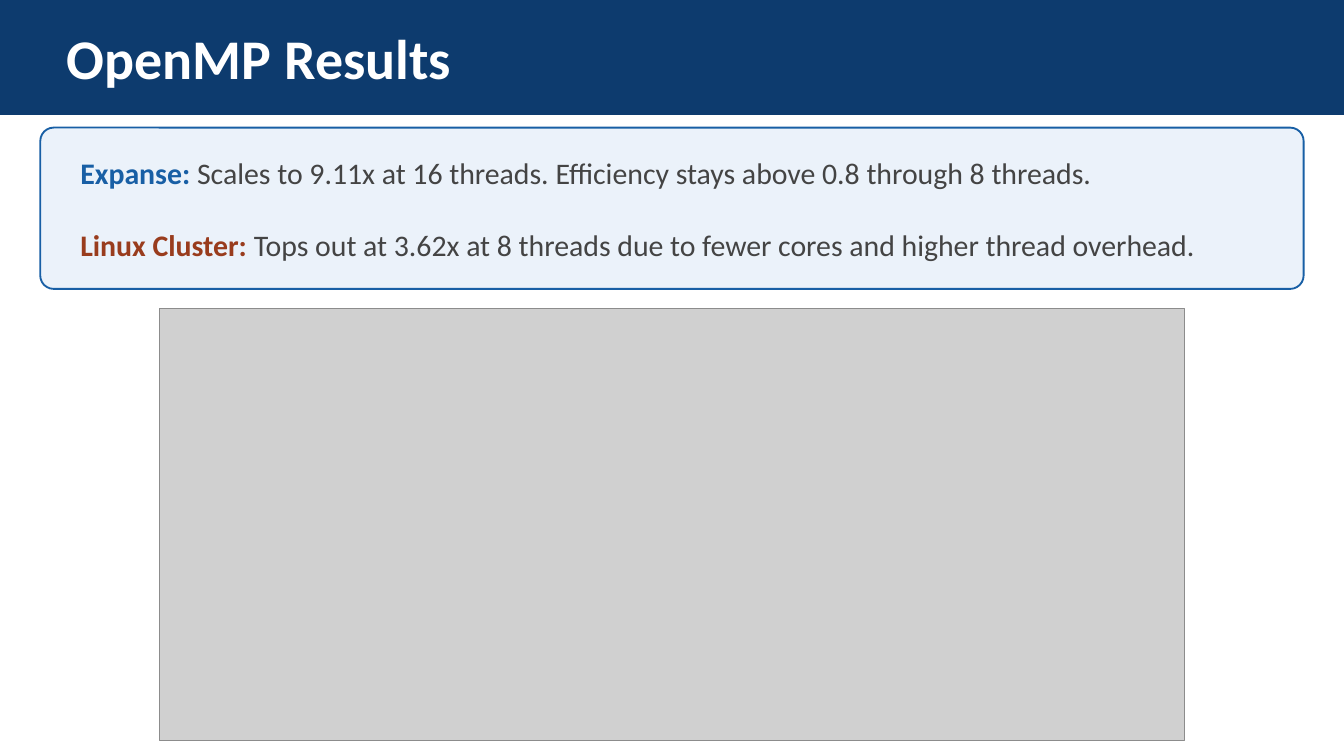
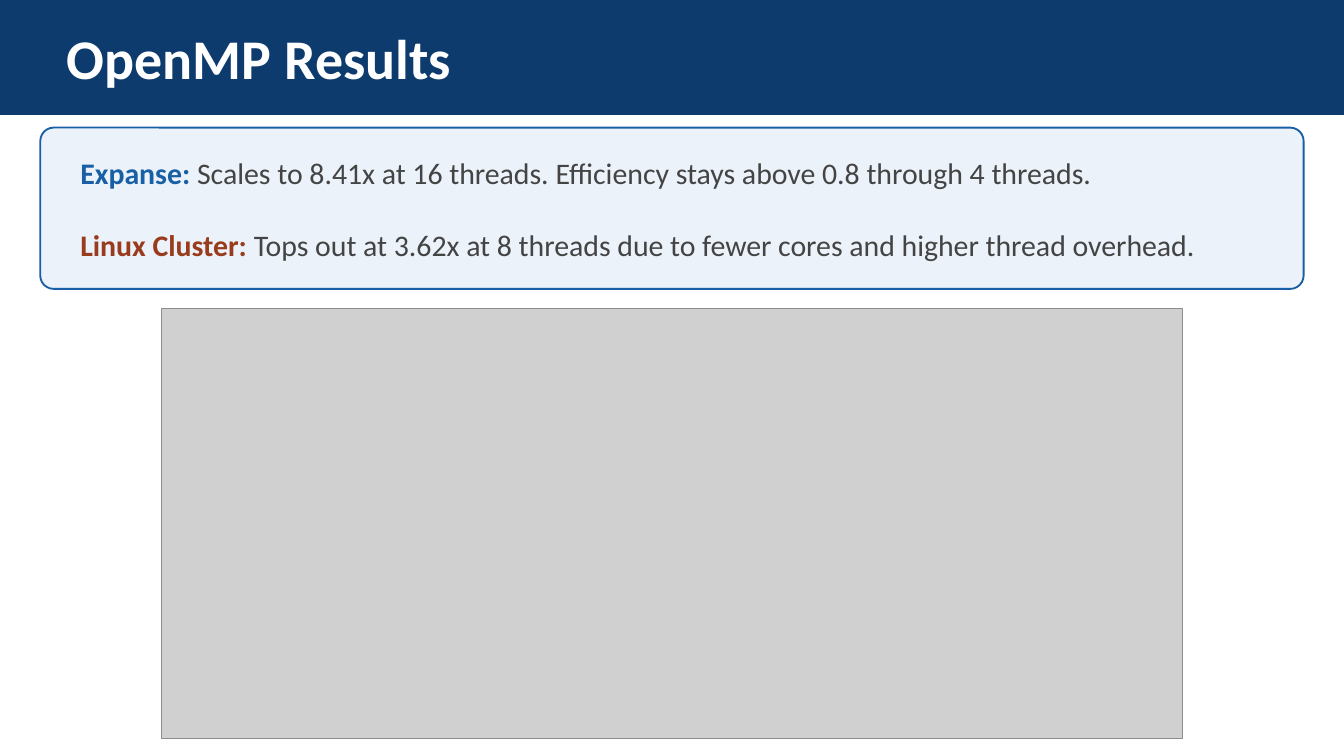
Before and after one commit to jhffmn82/IT388_parallel_processing_bayesian_classifier, a slide deck: slide 10 of IT388_ParallelNaiveBayes_Final.pptx. Drawn at 1344x756 pixels with LibreOffice and Linux fonts; fonts in the diff are those of the drawing; grey boxes stand for pictures. Boxes give left, top, right and bottom in pixels: in the first picture for what was removed or moved away, otherwise in the second. Text is boxed around its words. In the diff, an @@ line names an element or a change of style, - is before the commit and + after.

```diff
--- a/IT388_ParallelNaiveBayes_Final.pptx
+++ b/IT388_ParallelNaiveBayes_Final.pptx
@@ text at [80, 163, 1195, 261]: text changed @@
-Expanse: Scales to 9.11x at 16 threads. Efficiency stays above 0.8 through 8 threads.
-Linux Cluster: Tops out at 3.62x at 8 threads due to fewer cores and higher thread overhead.
+Expanse: Scales to 8.41x at 16 threads. Efficiency stays above 0.8 through 4 threads.
+Linux Cluster: Tops out at 3.62x at 8 threads due to fewer cores and higher thread overhead.
@@ picture: place and size @@
-picture at [160, 309, 1185, 742]
+picture at [161, 309, 1181, 739]
```
Also in this commit, not shown: 12 other slides changed, 51 other files.
